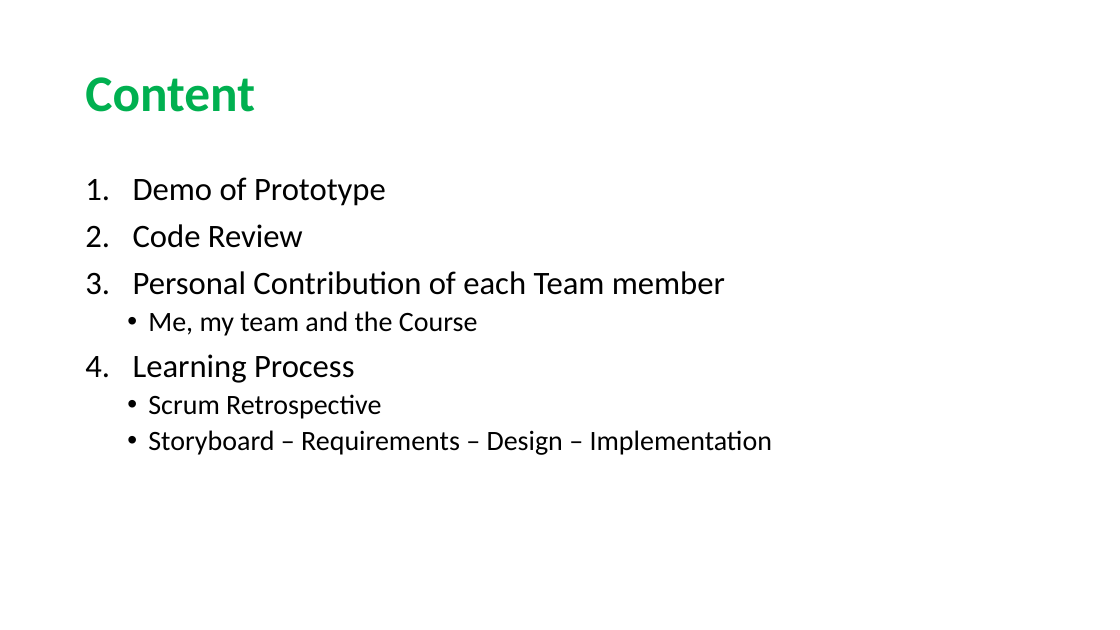
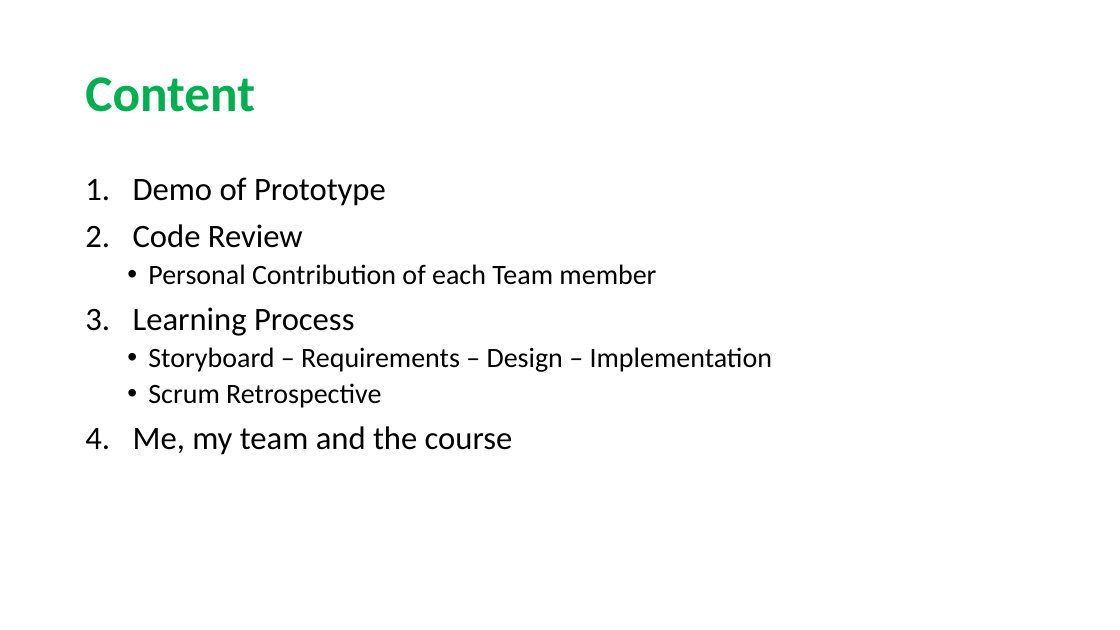
Before and after one commit to sarahmele/ch.bfh.btx8081.w2015.green, a slide deck: slide 2 of doc/task14/Task14.pptx. Drawn at 1120x630 pixels with LibreOffice and Linux fonts; fonts in the diff are those of the drawing. Boxes give left, top, right and bottom in pixels: in the first picture for what was removed or moved away, otherwise in the second. Text is boxed around its words. In the diff, an @@ line names an element or a change of style, - is before the commit and + after.

```diff
--- a/doc/task14/Task14.pptx
+++ b/doc/task14/Task14.pptx
@@ text at bbox=[148, 264, 656, 285]: size 28 to 24 pt in "Personal Contribution of each Team member"; bullet 1. to •; list level 1 to 2 in "Personal Contribution of each Team ..." @@
@@ text at bbox=[148, 311, 478, 336]: paragraph removed @@
-  • Me, my team and the Course
@@ text at bbox=[148, 347, 772, 372]: paragraph added @@
+  • Storyboard – Requirements – Design – Implementation
@@ text at bbox=[133, 426, 513, 455]: text changed; size 24 to 28 pt @@
-  • Storyboard – Requirements – Design – Implementation
+4. Me, my team and the course
```
Also in this commit, not shown: 2 other slides changed, 2 slides added, 1 slide removed.
